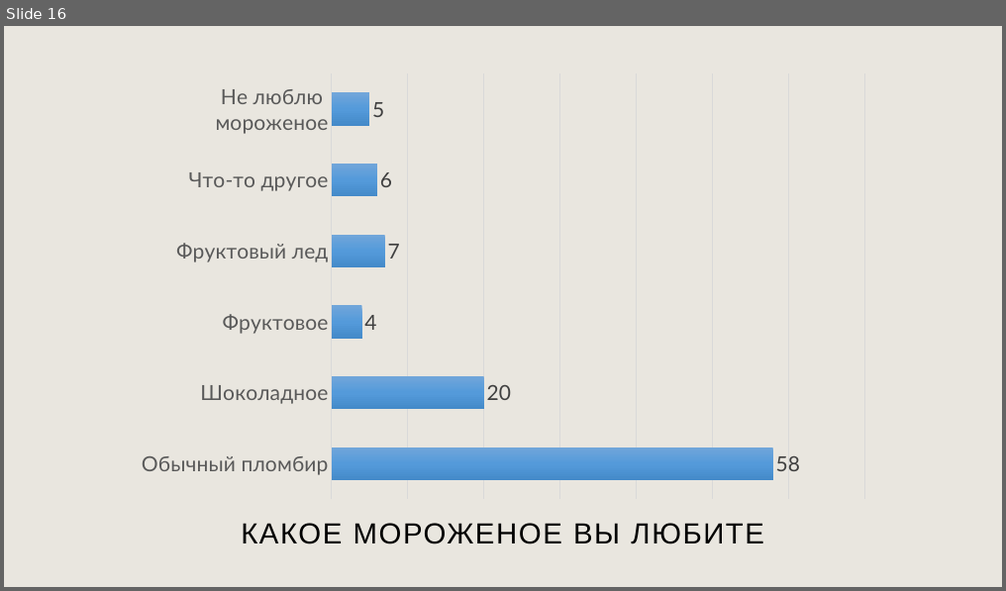
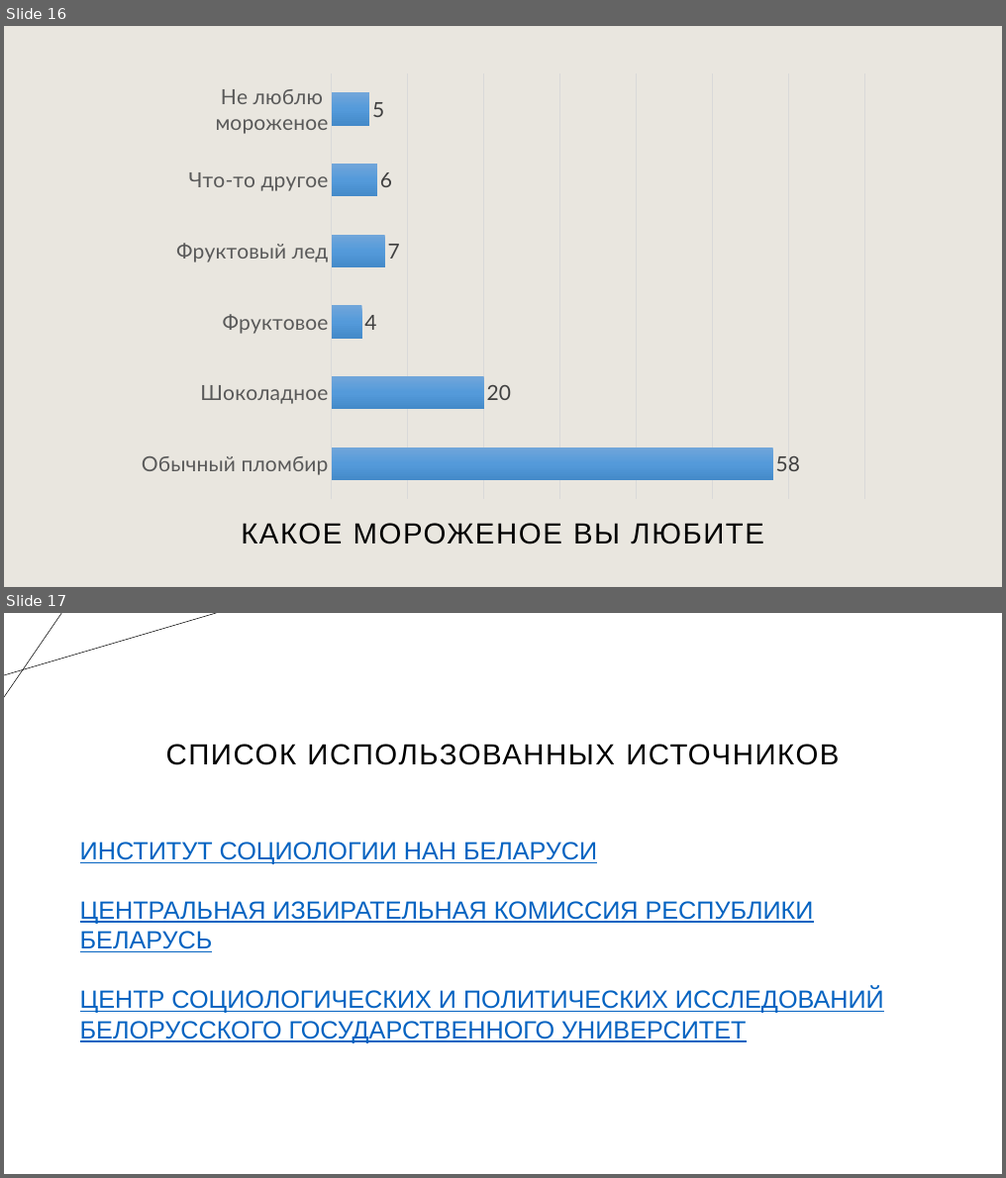
Before and after one commit to Artyomkin141z/7-semestr, a slide deck: Социология/ОСНОВНЫЕ БЕЛОРУССКИЕ ОРГАНИЗАЦИИ ПО ИЗУЧЕНИЮ ОБЩЕСТВЕННОГО МНЕНИЯ И.pptx. Shown one above the other, each under a label of ours: slide 16 before the commit, slides 16 and 17 after it. The pictures are 1006x591 and 1006x1178 pixels, drawn with LibreOffice and Linux fonts; fonts in the diff are those of the drawing; background and template pictures are left out. Boxes give left, top, right and bottom in pixels: in the first picture for what was removed or moved away, otherwise in the second. Text is boxed around its words. In the diff, an @@ line names an element or a change of style, - is before the commit and + after.

```diff
--- a/Социология/ОСНОВНЫЕ БЕЛОРУССКИЕ ОРГАНИЗАЦИИ ПО ИЗУЧЕНИЮ ОБЩЕСТВЕННОГО МНЕНИЯ И.pptx
+++ b/Социология/ОСНОВНЫЕ БЕЛОРУССКИЕ ОРГАНИЗАЦИИ ПО ИЗУЧЕНИЮ ОБЩЕСТВЕННОГО МНЕНИЯ И.pptx
@@ slide 17 added at [4, 613, 1002, 1174], background #FFFFFF @@
@@ line added from (4, 675) to (216, 613), #000000 0.5 pt @@
@@ line added from (61, 613) to (4, 697), #000000 0.5 pt @@
@@ title added at [166, 744, 839, 765], 28 pt, text #000000 @@
+СПИСОК ИСПОЛЬЗОВАННЫХ ИСТОЧНИКОВ
@@ text added at [80, 842, 597, 864], 24 pt, text #0563C1, underline @@
+ИНСТИТУТ СОЦИОЛОГИИ НАН БЕЛАРУСИ
@@ text added at [80, 901, 814, 953], 24 pt, text #0563C1, underline @@
+ЦЕНТРАЛЬНАЯ ИЗБИРАТЕЛЬНАЯ КОМИССИЯ РЕСПУБЛИКИ БЕЛАРУСЬ
@@ text added at [80, 988, 884, 1044], 24 pt, text #0563C1, underline @@
+ЦЕНТР СОЦИОЛОГИЧЕСКИХ И ПОЛИТИЧЕСКИХ ИССЛЕДОВАНИЙ БЕЛОРУССКОГО ГОСУДАРСТВЕННОГО УНИВЕРСИТЕТ
```
Also in this commit, not shown: 1 slide changed, 1 other slide added, 13 slides removed, 2 other files.
